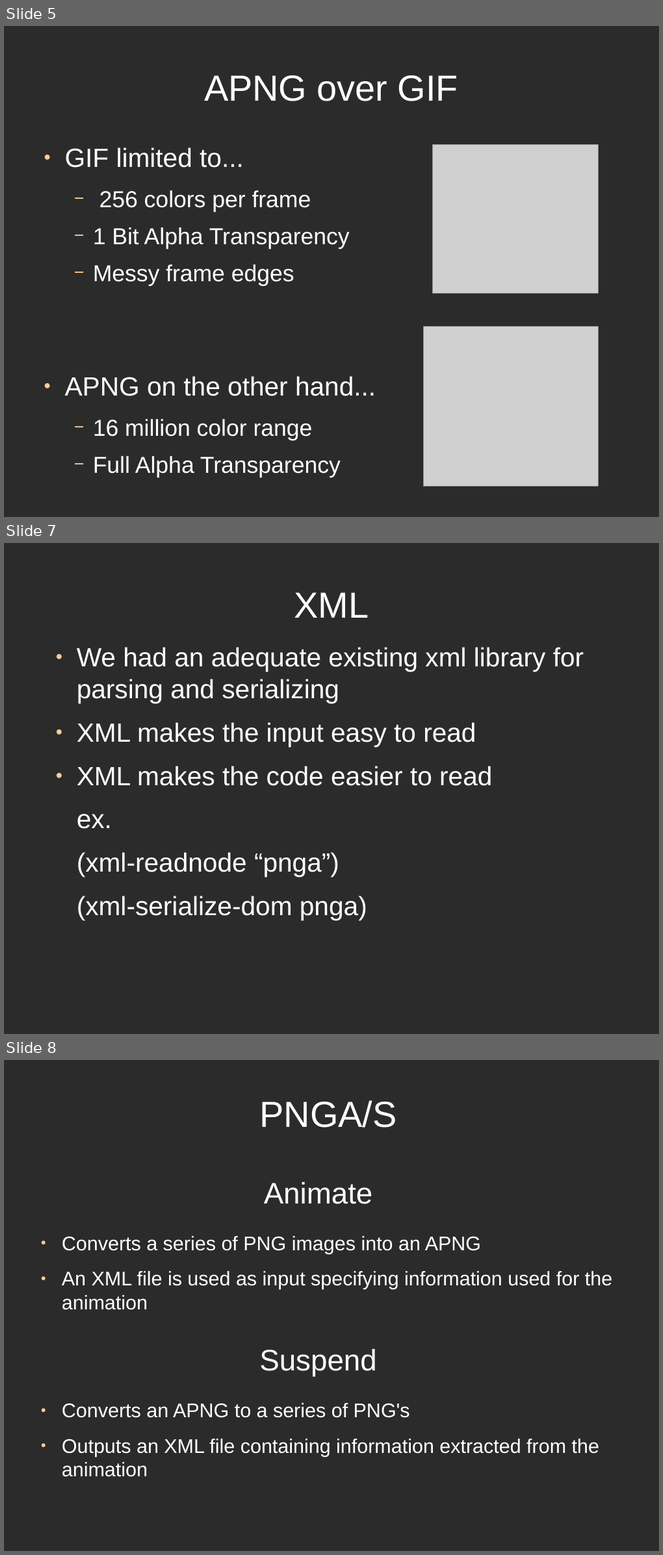
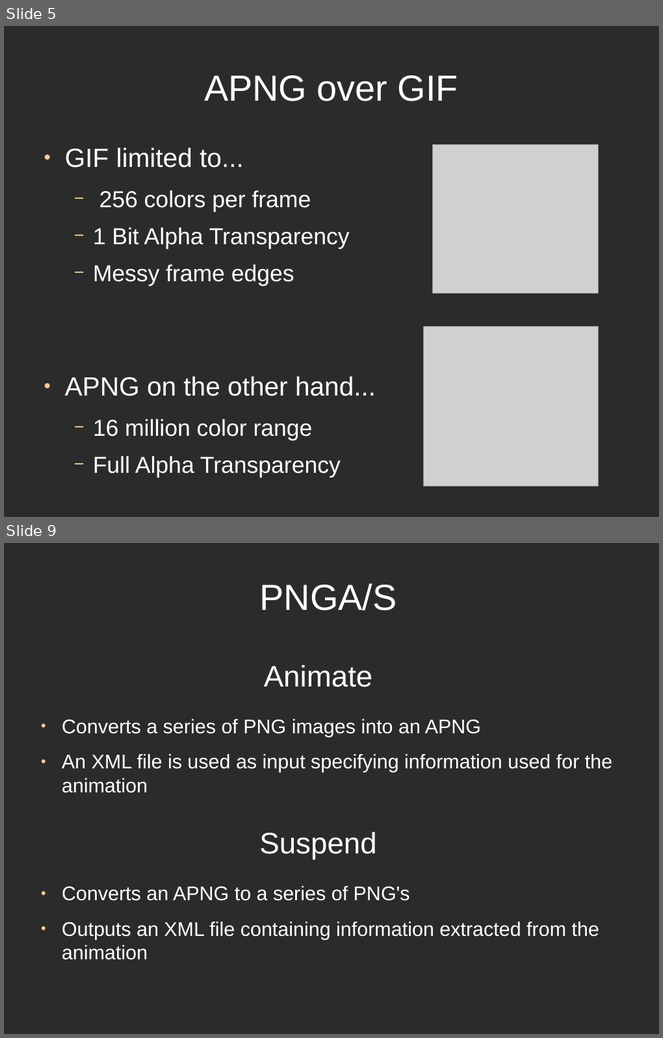
Before and after one commit to directrix1/se2, a slide deck: wip/SE2Presentation.odp. Shown one above the other, each under a label of ours: slides 5, 7 and 8 before the commit, slides 5 and 9 after it; the slides between them are not shown. The pictures are 663x1555 and 663x1038 pixels, drawn with LibreOffice and Linux fonts; fonts in the diff are those of the drawing; grey boxes stand for pictures; background and template pictures are left out; a plain dark background stands for a picture behind light text. Boxes give left, top, right and bottom in pixels: in the first picture for what was removed or moved away, otherwise in the second. Text is boxed around its words. In the diff, an @@ line names an element or a change of style, - is before the commit and + after.

```diff
--- a/wip/SE2Presentation.odp
+++ b/wip/SE2Presentation.odp
@@ slide 7 removed at box(4, 543, 659, 1034), background picture (left out) @@
@@ title removed at box(294, 592, 369, 618) @@
-XML
@@ text removed at box(77, 647, 584, 921) @@
-● We had an adequate existing xml library for parsing and serializing
-● XML makes the input easy to read
-● XML makes the code easier to read
-ex.
-(xml-readnode “pnga”)
-(xml-serialize-dom pnga)
@@ what was slide 8 is now slide 9 @@
```
Also in this commit, not shown: 9 slides changed, 4 other slides removed, 1 other file.
